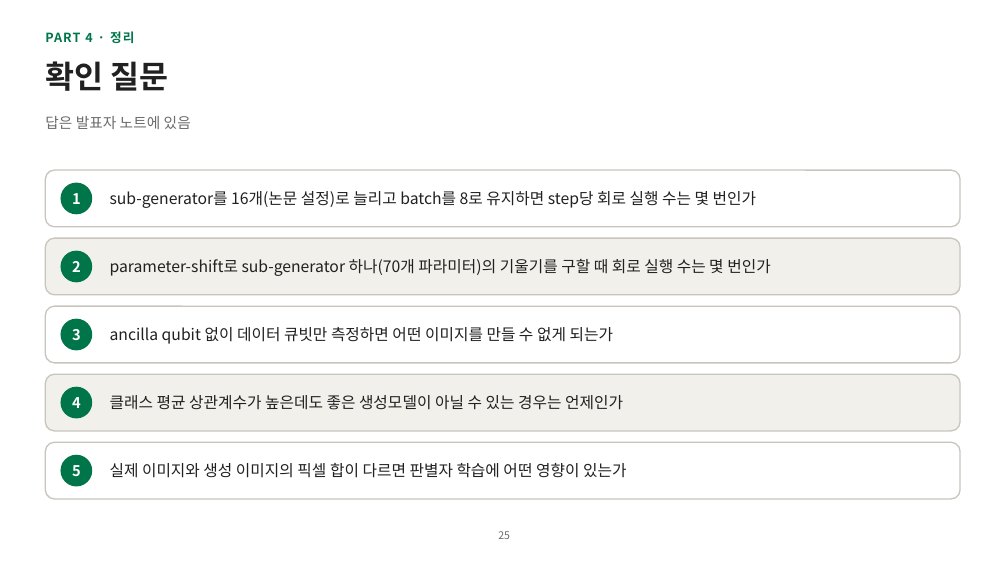
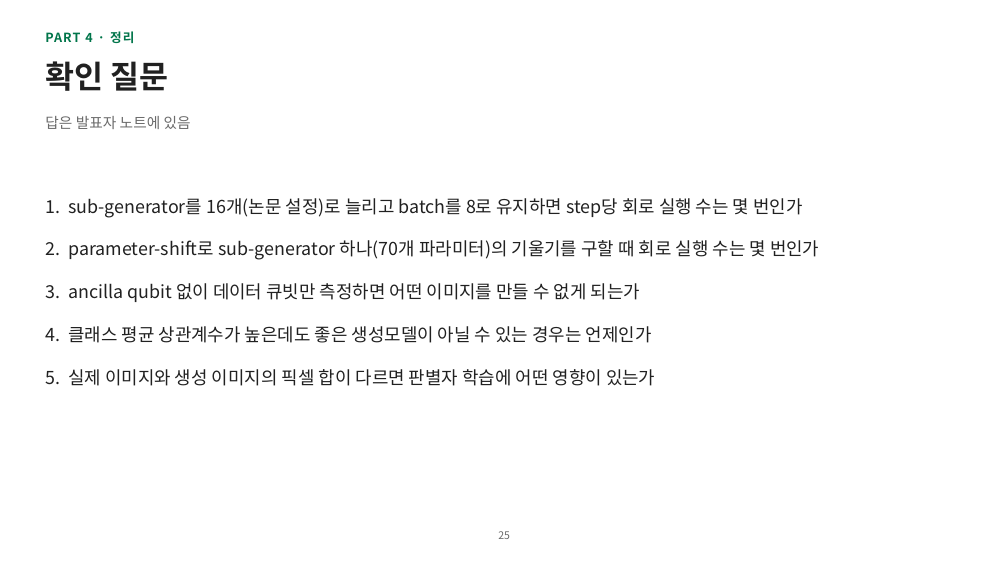
Before and after one commit to hyunhp/skin_disease_qml, a slide deck: slide 25 of practice/day2_slides/day2_practice_slides.pptx. Drawn at 1008x567 pixels with LibreOffice and Linux fonts; fonts in the diff are those of the drawing. Boxes give left, top, right and bottom in pixels: in the first picture for what was removed or moved away, otherwise in the second. Text is boxed around its words. In the diff, an @@ line names an element or a change of style, - is before the commit and + after.

```diff
--- a/practice/day2_slides/day2_practice_slides.pptx
+++ b/practice/day2_slides/day2_practice_slides.pptx
@@ rounded rectangle removed at [45, 170, 960, 227] @@
@@ text added at [45, 198, 819, 386], 17 pt, text #212121 @@
+1. sub-generator를 16개(논문 설정)로 늘리고 batch를 8로 유지하면 step당 회로 실행 수는 몇 번인가
+2. parameter-shift로 sub-generator 하나(70개 파라미터)의 기울기를 구할 때 회로 실행 수는 몇 번인가
+3. ancilla qubit 없이 데이터 큐빗만 측정하면 어떤 이미지를 만들 수 없게 되는가
+4. 클래스 평균 상관계수가 높은데도 좋은 생성모델이 아닐 수 있는 경우는 언제인가
+5. 실제 이미지와 생성 이미지의 픽셀 합이 다르면 판별자 학습에 어떤 영향이 있는가
@@ ellipse removed at [60, 183, 92, 215] @@
@@ text removed at [72, 193, 81, 204] @@
-1
@@ text removed at [110, 191, 756, 208] @@
-sub-generator를 16개(논문 설정)로 늘리고 batch를 8로 유지하면 step당 회로 실행 수는 몇 번인가
@@ rounded rectangle removed at [45, 238, 960, 295] @@
@@ ellipse removed at [60, 250, 92, 282] @@
@@ text removed at [72, 261, 81, 272] @@
-2
@@ text removed at [110, 259, 770, 276] @@
-parameter-shift로 sub-generator 하나(70개 파라미터)의 기울기를 구할 때 회로 실행 수는 몇 번인가
@@ rounded rectangle removed at [45, 306, 960, 363] @@
@@ ellipse removed at [60, 318, 92, 350] @@
@@ text removed at [72, 329, 81, 340] @@
-3
@@ text removed at [110, 327, 613, 344] @@
-ancilla qubit 없이 데이터 큐빗만 측정하면 어떤 이미지를 만들 수 없게 되는가
@@ rounded rectangle removed at [45, 374, 960, 431] @@
@@ ellipse removed at [60, 387, 92, 419] @@
@@ text removed at [72, 397, 81, 408] @@
-4
@@ text removed at [110, 395, 623, 410] @@
-클래스 평균 상관계수가 높은데도 좋은 생성모델이 아닐 수 있는 경우는 언제인가
@@ rounded rectangle removed at [45, 442, 960, 499] @@
@@ ellipse removed at [60, 454, 92, 486] @@
@@ text removed at [72, 465, 81, 476] @@
-5
@@ text removed at [110, 463, 626, 478] @@
-실제 이미지와 생성 이미지의 픽셀 합이 다르면 판별자 학습에 어떤 영향이 있는가
```
Also in this commit, not shown: 22 other slides changed, 3 other files.
